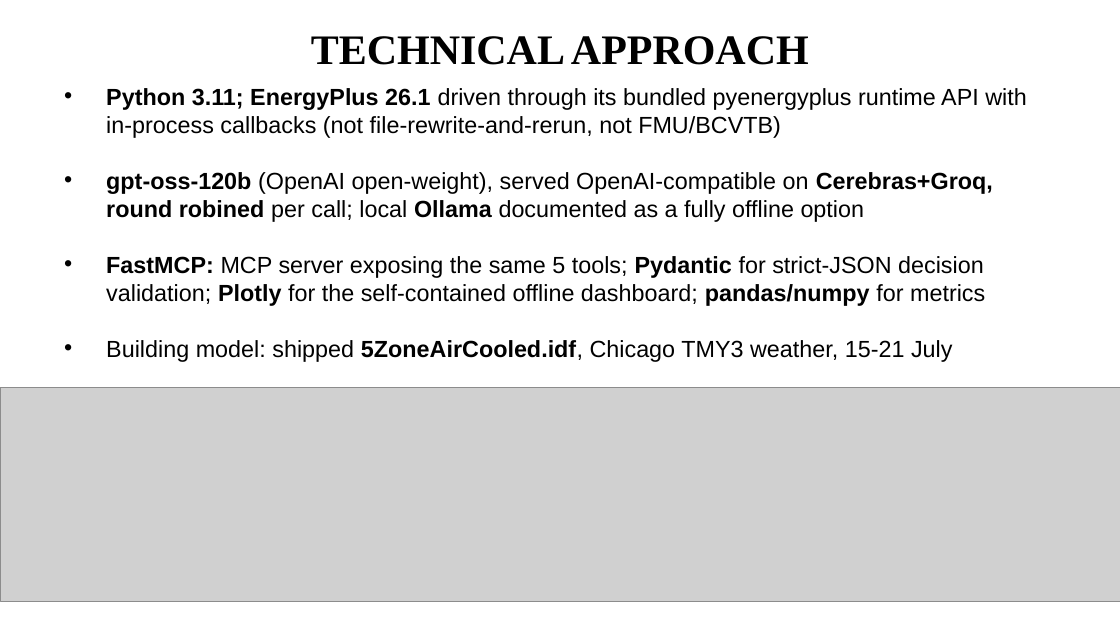
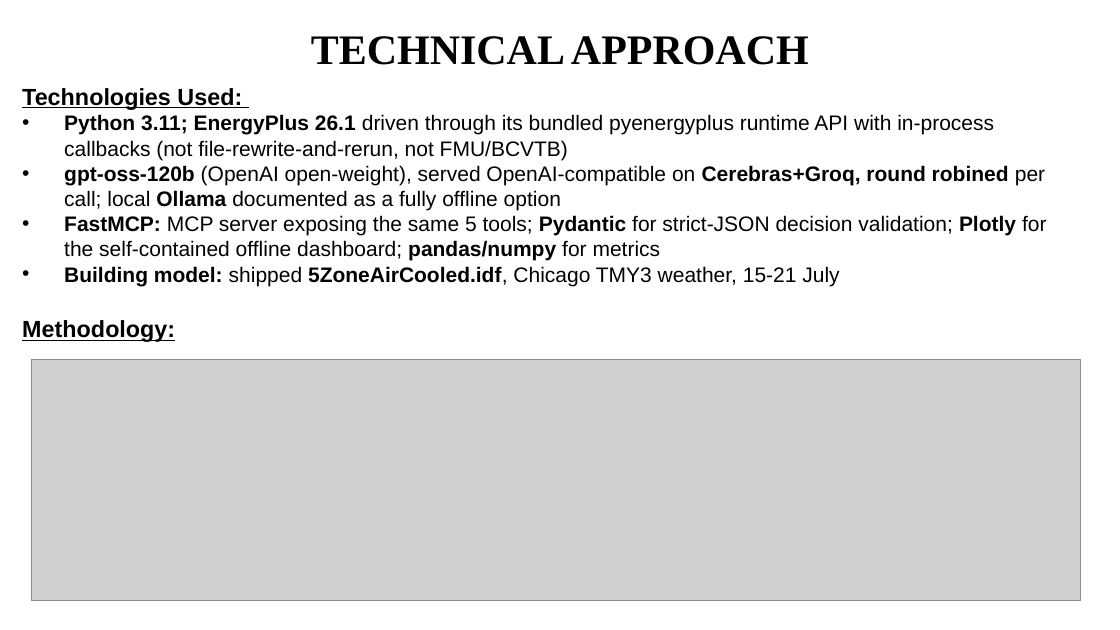
Before and after one commit to mahendra-kausik/eco-loop-building-agents, a slide deck: slide 3 of docs/Eco-Loop_Idea_Submission.pptx. Drawn at 1120x630 pixels with LibreOffice and Linux fonts; fonts in the diff are those of the drawing; grey boxes stand for pictures. Boxes give left, top, right and bottom in pixels: in the first picture for what was removed or moved away, otherwise in the second. Text is boxed around its words. In the diff, an @@ line names an element or a change of style, - is before the commit and + after.

```diff
--- a/docs/Eco-Loop_Idea_Submission.pptx
+++ b/docs/Eco-Loop_Idea_Submission.pptx
@@ text "Technologies Used:": place and size @@
-text "Technologies Used:" at [106,88,1027,362]
+text "Technologies Used:" at [22,88,1046,342]
@@ text at [22,88,242,110]: paragraph added @@
+Technologies Used:
@@ text at [64,114,1046,286]: size 20 to 18 pt; bold on in "Building model:" @@
@@ text at [22,320,175,342]: paragraph added @@
+Methodology:
@@ picture: place and size @@
-picture at [0,387,1120,601]
+picture at [31,360,1081,600]
```
Also in this commit, not shown: 4 other slides changed, 9 other files.
